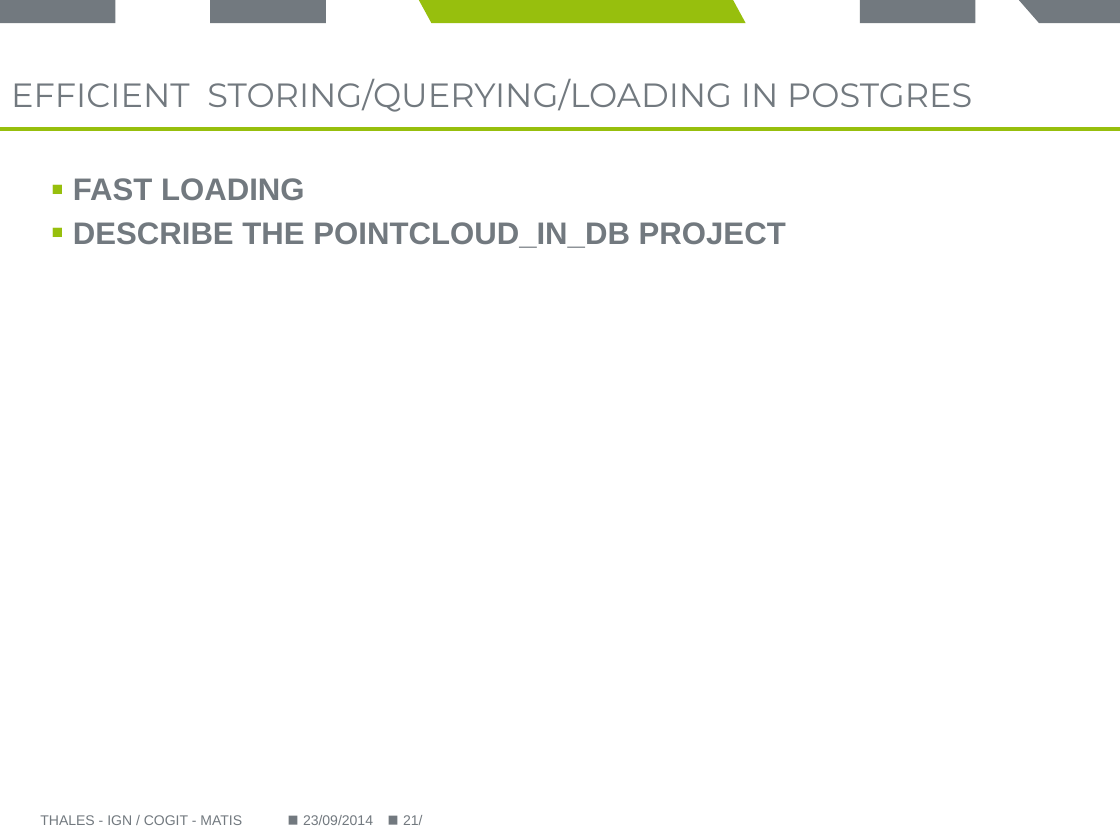
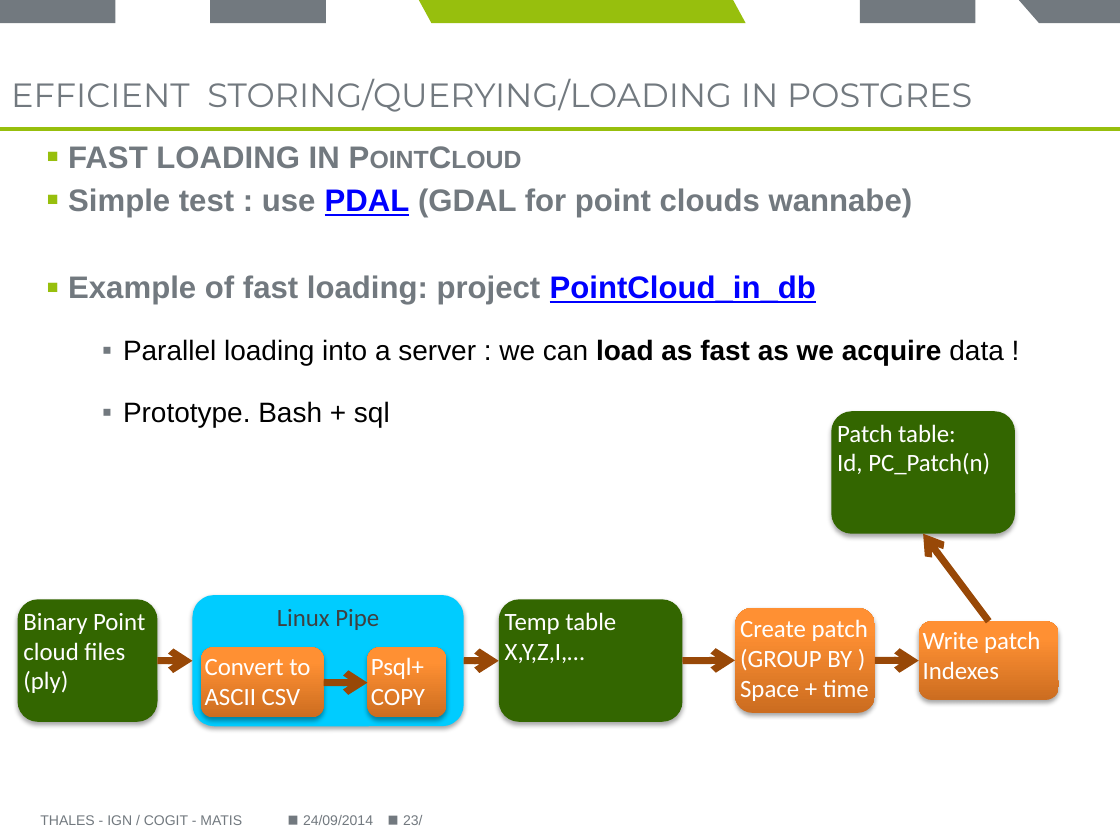
Before and after one commit to Remi-C/Postgres_Day_2014_10_RemiC, a slide deck: slide 23 of presentation/presentation_RCura.pptx (slide 21 before the commit). Drawn at 1120x840 pixels with LibreOffice and Linux fonts; fonts in the diff are those of the drawing; background and template pictures are left out. Boxes give left, top, right and bottom in pixels: in the first picture for what was removed or moved away, otherwise in the second. Text is boxed around its words. In the diff, an @@ line names an element or a change of style, - is before the commit and + after.

```diff
--- a/presentation/presentation_RCura.pptx
+++ b/presentation/presentation_RCura.pptx
@@ text at box(68, 146, 1003, 427): text changed @@
-▪ FAST LOADING
-▪ DESCRIBE THE POINTCLOUD_IN_DB PROJECT
+▪ FAST LOADING IN PointCloud
+▪ Simple test : use PDAL (GDAL for point clouds wannabe)
+▪ Example of fast loading: project PointCloud_in_db
+  ▪ Parallel loading into a server : we can load as fast as we acquire data !
+  ▪ Prototype. Bash + sql
@@ rounded rectangle added at box(831, 411, 1015, 533), fill #336600, 16 pt, text #FFFFFF @@
+Patch table:
+Id, PC_Patch(n)
@@ arrow added from (989, 622) to (923, 534), #984807 4.5 pt @@
@@ rounded rectangle added at box(18, 599, 158, 721), fill #336600, 16 pt, text #FFFFFF @@
+Binary Point cloud files
+(ply)
@@ rounded rectangle added at box(193, 595, 464, 726), fill #00CCFF, 16 pt, text #404040 @@
+Linux Pipe
@@ rounded rectangle added at box(498, 599, 682, 721), fill #336600, 16 pt, text #FFFFFF @@
+Temp table
+X,Y,Z,I,…
@@ rounded rectangle added at box(735, 608, 875, 713), fill gradient #CC6E20 to #FF9034 to #FF9136, 16 pt, text #FFFFFF @@
+Create patch
+(GROUP BY )
+Space + time
@@ rounded rectangle added at box(918, 622, 1058, 700), fill gradient #CC6E20 to #FF9034 to #FF9136, 16 pt, text #FFFFFF @@
+Write patch
+Indexes
@@ rounded rectangle added at box(202, 647, 324, 718), fill gradient #CC6E20 to #FF9034 to #FF9136, 16 pt, text #FFFFFF @@
+Convert to ASCII CSV
@@ rounded rectangle added at box(367, 647, 446, 718), fill gradient #CC6E20 to #FF9034 to #FF9136, 16 pt, text #FFFFFF @@
+Psql+ COPY
@@ arrow added from (158, 661) to (193, 661), #984807 4.5 pt @@
@@ arrow added from (324, 682) to (367, 683), #984807 4.5 pt @@
@@ arrow added from (464, 661) to (498, 661), #984807 4.5 pt @@
@@ arrow added from (682, 661) to (735, 661), #984807 4.5 pt @@
@@ arrow added from (875, 661) to (918, 661), #984807 4.5 pt @@
@@ text at box(303, 815, 373, 825): text changed @@
-23/09/2014
+24/09/2014
@@ page number at box(403, 815, 422, 825): text changed @@
-21/
+23/
```
Also in this commit, not shown: 7 other slides changed, 2 slides added.
